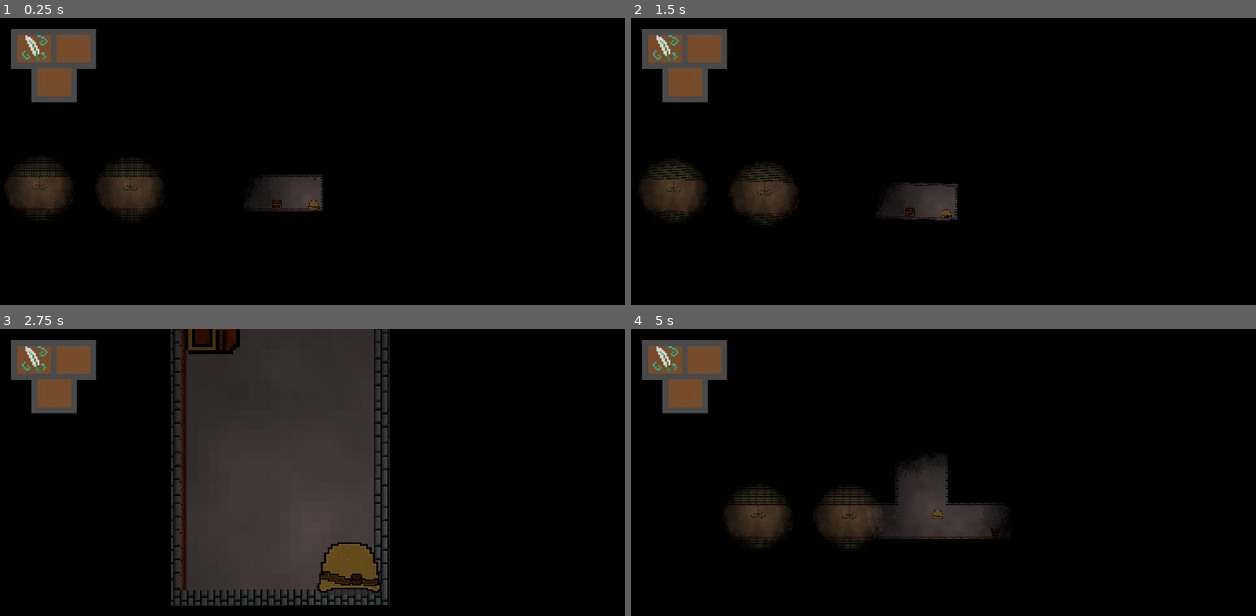
Above: before the commit, frames 1-4 (two rows, left to right).
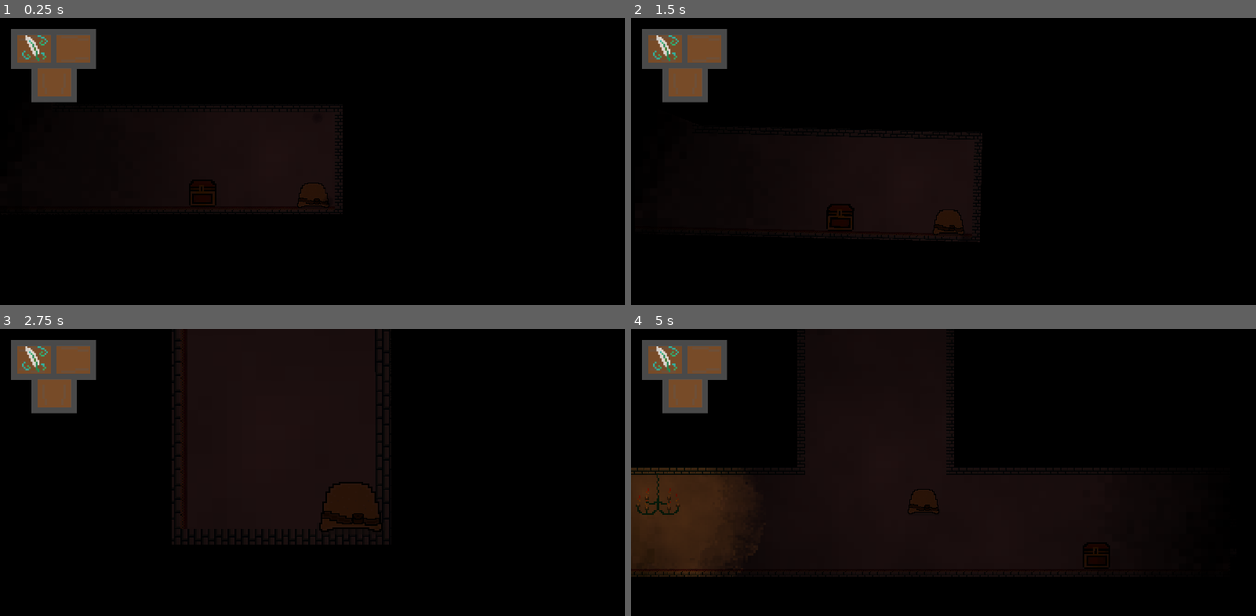
Above: after the commit, the same moments.

Repository: Godot-clif-Project/Blob
Game: Godot game, scene res://base.tscn
Two runs of this game, one before a commit and one after it. Both use one fixed random seed, a clock stepped at 60 frames per second and the inputs below.
Inputs (mouse positions are in pixels of both pictures, inside the frame that each line leads up to):
- Up to frame 1 (0.25 s): no input
- Up to frame 2 (1.5 s): tap Enter at 0.5 s; move the mouse to (662, 49) at 0.52 s; hold D (move right) 0.53-1.28 s; hold E (interact) 0.53-1.28 s; click (662, 49) at 0.67 s; tap Space (jump) at 0.77 s; move the mouse to (706, 49) at 1.27 s; hold S (move down) from 1.28 s (still down); tap E (interact) at 1.35 s; click (706, 49) at 1.42 s
- Up to frame 3 (2.75 s): tap Space (jump) at 1.52 s; move the mouse to (56, 395) at 2.02 s; release S (move down) at 2.03 s; hold D (move right) from 2.03 s (still down); hold E (interact) from 2.03 s (still down); click (56, 395) at 2.17 s
- Up to frame 4 (5 s): move the mouse to (912, 575) at 2.77 s; release D (move right) at 2.78 s; release E (interact) at 2.78 s; hold W (move up) 2.78-3.53 s; tap E (interact) at 2.85, 4.35 s; click (912, 575) at 2.92 s; tap Space (jump) at 3.02, 3.77, 4.52 s; move the mouse to (1131, 558) at 3.52 s; hold E (interact) 3.53-4.28 s; hold A (move left) from 3.53 s (still down); move the mouse to (756, 452) at 4.27 s

The runs differ from the first frame. In frame 1, 8.4% of the frame differs, in the area x 1-55%, y 30-72%; in frame 2, 8.5%; in frame 3, 31%, in the area x 27-63%, y 0-97%; in frame 4, 20%.

Commit message:
general visual improvement
moved the camera so you cant see into the ceiling, made lights bigger, made the chandeliers have shadows...

Diff:
--- a/Actors/Player/Player.tscn
+++ b/Actors/Player/Player.tscn
@@ -51,10 +51,10 @@
 script = ExtResource( 6 )
 
 [node name="Camera2D" type="Camera2D" parent="."]
-position = Vector2( 0, -500 )
+position = Vector2( 0.000759125, 0.00175476 )
 rotating = true
 current = true
-zoom = Vector2( 30, 30 )
+zoom = Vector2( 10, 10 )
 smoothing_enabled = true
 script = ExtResource( 8 )
 
--- a/Actors/props/chandelier.tscn
+++ b/Actors/props/chandelier.tscn
@@ -23,6 +23,7 @@
 
 [node name="Chandelier" type="AnimatedSprite"]
 frames = SubResource( 3 )
+frame = 1
 playing = true
 
 [node name="Light2D" type="Light2D" parent="."]
@@ -30,4 +31,5 @@
 texture = ExtResource( 1 )
 offset = Vector2( 0, 50 )
 texture_scale = 3.43
-color = Color( 1, 0.733333, 0.501961, 1 )
+color = Color( 0.768627, 0.443137, 0.160784, 1 )
+shadow_enabled = true
--- a/base.tscn
+++ b/base.tscn
@@ -131,6 +131,18 @@
 [node name="Node2D" parent="map1" instance=ExtResource( 8 )]
 position = Vector2( 8346.97, -1940.91 )
 
+[node name="Node2D5" parent="map1" instance=ExtResource( 8 )]
+position = Vector2( 13880, -11904.3 )
+
+[node name="Node2D6" parent="map1" instance=ExtResource( 8 )]
+position = Vector2( -11616.6, -11904.3 )
+
+[node name="Node2D3" parent="map1" instance=ExtResource( 8 )]
+position = Vector2( -6618.65, -1919.99 )
+
+[node name="Node2D4" parent="map1" instance=ExtResource( 8 )]
+position = Vector2( -11214.1, -1920.19 )
+
 [node name="Node2D2" parent="map1" instance=ExtResource( 8 )]
 position = Vector2( 3894.58, -1978.96 )
 
@@ -152,14 +164,11 @@
 texture = ExtResource( 3 )
 
 [node name="Light2D" type="Light2D" parent="Player"]
-position = Vector2( 135.887, 101.016 )
 texture = ExtResource( 3 )
-texture_scale = 6.93
-color = Color( 0.917647, 0.776471, 0.776471, 1 )
-mode = 2
+texture_scale = 10.0
+color = Color( 0.572549, 0.309804, 0.309804, 1 )
+energy = 0.8
 shadow_enabled = true
-shadow_color = Color( 1, 1, 1, 0 )
-shadow_filter = 2
 
 [node name="CanvasModulate" type="CanvasModulate" parent="."]
 position = Vector2( 6052.79, -5088.97 )
